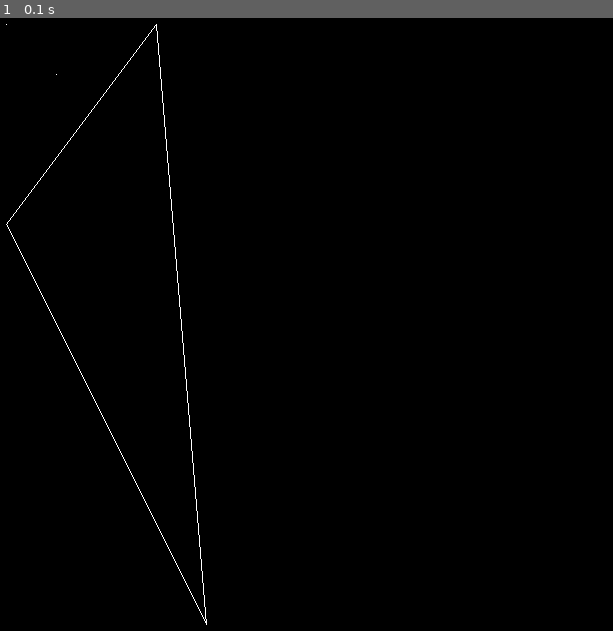
Above: before the commit, frame 1.
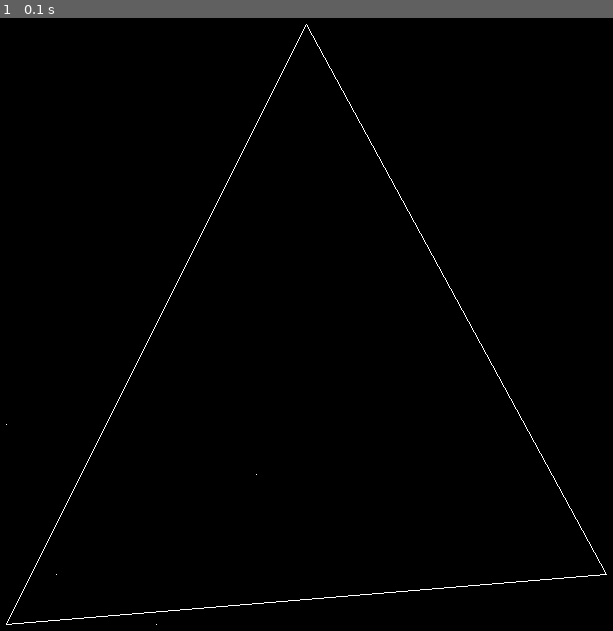
Above: after the commit, the same moment.

Repository: wallermatt/exercises
Game: pygame game, started from triangles.py
The game is run twice, just before and just after one commit, with the same random seed, the same clock (stepped at 60 frames per second) and the same inputs.
Inputs:
- Up to frame 1 (0.1 s): no input

The runs differ from the first frame. In frame 1, 0.8% of the frame differs, in the area x 0-100%, y 0-100%.

Commit message:
fix plots

Diff:
--- /dev/null
+++ b/rubber_band.py
@@ -0,0 +1,87 @@
+'''
+1. get leftmost point
+2. get highest point
+3. draw line between.
+4. get lowest point
+5. draw line between
+6. draw line from lowest point to leftmost point.
+
+'''
+
+import pygame
+
+POINTS = [
+    (0,0),
+    (0,4),
+    (3,0),
+    (1,1),
+    (4, 12),
+    (5, 3),
+    (12,1),
+]
+
+
+def get_outer_points(points):
+    outer_points = {
+        "left": None,
+        "top": None,
+        "right": None,
+        "bottom": None,
+    }
+    for p in points:
+        for o in outer_points:
+            if not outer_points[o]:
+                outer_points[o] = p
+            else:
+                xp, yp = p
+                xo, yo = outer_points[o]
+                if o == "left":
+                    if xp < xo:
+                        outer_points[o] = p
+                elif o == "top":
+                    if yp > yo:
+                        outer_points[o] = p
+                elif o == "right":
+                    if xp > xo:
+                        outer_points[o] = p
+                elif o == "bottom":
+                    if yp < yo:
+                        outer_points[o] = p
+    return outer_points
+
+
+def conv_ax(ax, pos):
+    if pos:
+        ax = 12 - ax
+    return 100 + ax * 50
+
+
+def graphical_display(points):
+    WHITE = (0xFF, 0xFF, 0xFF)
+
+    pygame.init()
+    display_screen = pygame.display.set_mode((800,800))
+
+    pixObj = pygame.PixelArray(display_screen)
+    for p in points:
+        x, y = [conv_ax(e, i) for i, e in enumerate(p)]
+        pixObj[x][y] = WHITE
+
+
+
+    #pygame.draw.line(display_screen, WHITE, p3, p1, 1)
+
+
+    run = True
+    while run:
+        for event in pygame.event.get():
+            if event.type == pygame.QUIT:
+                run =False
+
+        pygame.display.update()
+
+    pygame.quit()
+    quit()
+
+
+print(get_outer_points(POINTS))
--- a/triangles.py
+++ b/triangles.py
@@ -22,7 +22,9 @@
     (0,4),
     (3,0),
     (1,1),
-    (4, 12),
+    (6, 12),
+    (5, 3),
+    (12,1),
 ]
 
 
@@ -53,7 +55,9 @@
     return max_area, max_points
 
 
-def conv_ax(ax):
+def conv_ax(ax, pos):
+    if pos:
+        ax = 12 - ax
     return 100 + ax * 50
 
 def graphical_display(points):
@@ -64,12 +68,12 @@
 
     pixObj = pygame.PixelArray(display_screen)
     for p in points:
-        x, y = [conv_ax(e) for e in p]
+        x, y = [conv_ax(e, i) for i, e in enumerate(p)]
         pixObj[x][y] = WHITE
 
 
     _, max_points = get_biggest_triangle(points)
-    p1, p2, p3 = [[conv_ax(e) for e in p] for p in max_points]
+    p1, p2, p3 = [[conv_ax(e, i) for i, e in enumerate(p)] for p in max_points]
     pygame.draw.line(display_screen, WHITE, p1, p2, 1)
     pygame.draw.line(display_screen, WHITE, p2, p3, 1)
     pygame.draw.line(display_screen, WHITE, p3, p1, 1)
